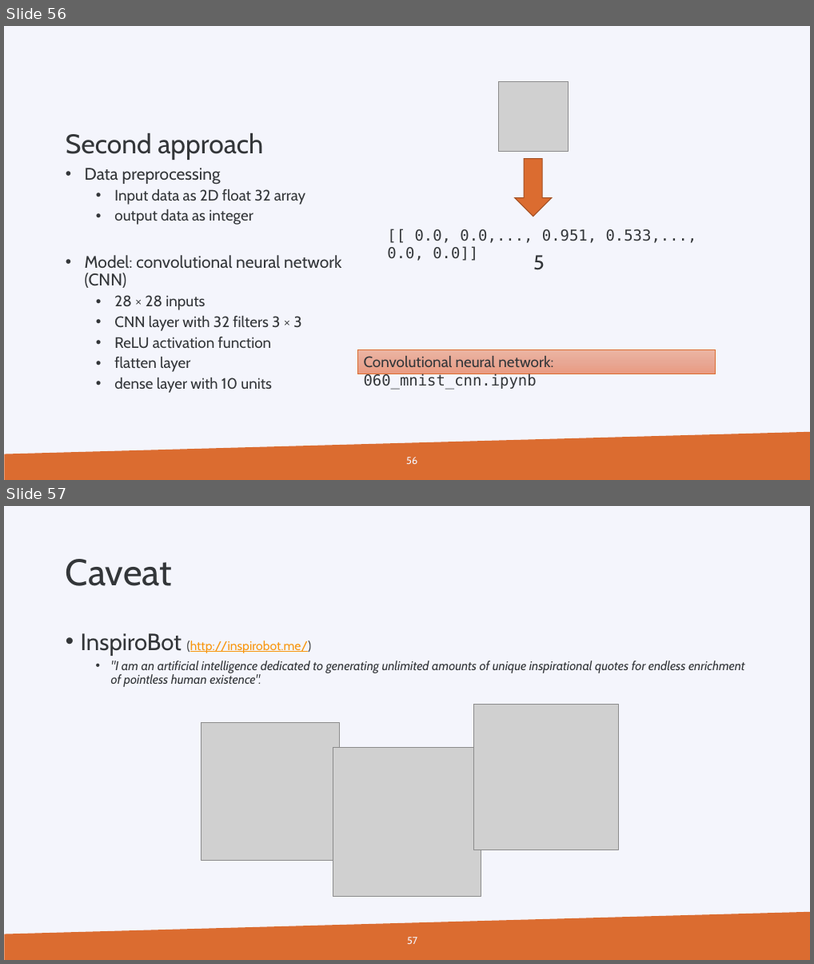
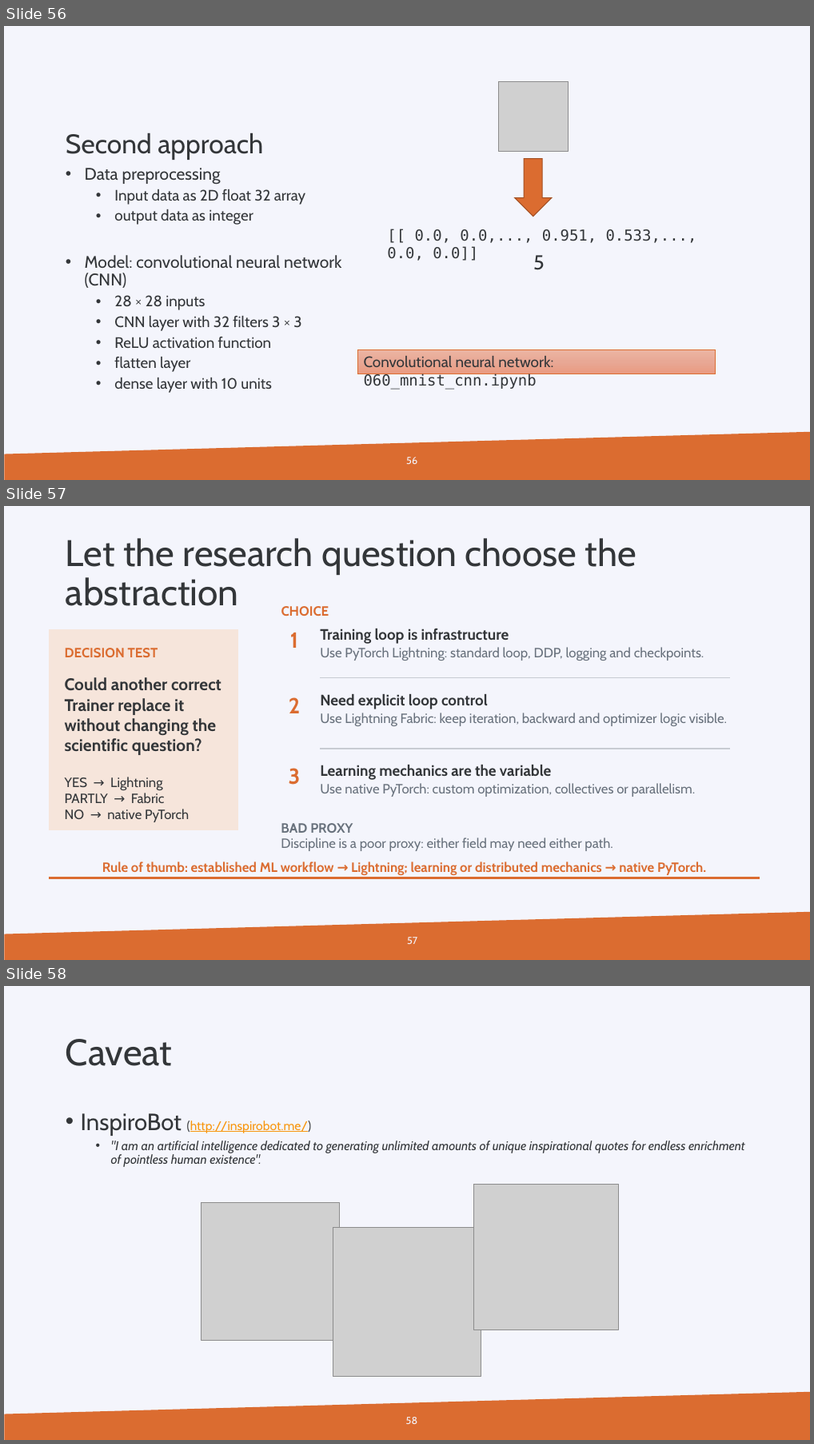
Before and after one commit to gjbex/Machine-learning-with-Python, a slide deck: machine_learning_with_python.pptx. Shown one above the other, each under a label of ours: slides 56 and 57 before the commit, slides 56, 57 and 58 after it. The pictures are 814x964 and 814x1444 pixels, drawn with LibreOffice and Linux fonts; fonts in the diff are those of the drawing; grey boxes stand for pictures; background and template pictures are left out. Boxes give left, top, right and bottom in pixels: in the first picture for what was removed or moved away, otherwise in the second. Text is boxed around its words. In the diff, an @@ line names an element or a change of style, - is before the commit and + after.

Commit message:
Move PyTorch framework choice slide to main slide deck

```diff
--- a/machine_learning_with_python.pptx
+++ b/machine_learning_with_python.pptx
@@ slide 57 added at (x1=4, y1=506, x2=810, y2=960), background #F4F5FC; not listed: 1 template element that a slide beside it also shows @@
@@ title added at (x1=66, y1=538, x2=637, y2=606), 44 pt, text #333639 @@
+Let the research question choose the abstraction
@@ text added at (x1=282, y1=606, x2=330, y2=616), 16 pt, text #DB6C30, bold @@
+CHOICE
@@ rectangle added at (x1=50, y1=630, x2=238, y2=830), fill #F6E5DB, outline #F6E5DB 0 pt @@
@@ text added at (x1=65, y1=648, x2=158, y2=657), 16 pt, text #DB6C30, bold @@
+DECISION TEST
@@ text added at (x1=290, y1=632, x2=298, y2=648), 26 pt, text #DB6C30, bold @@
+1
@@ text added at (x1=320, y1=628, x2=510, y2=644), 18 pt, text #333639, bold @@
+Training loop is infrastructure
@@ text added at (x1=320, y1=647, x2=705, y2=660), 16 pt, text #68717C @@
+Use PyTorch Lightning: standard loop, DDP, logging and checkpoints.
@@ text added at (x1=65, y1=677, x2=222, y2=755), 20 pt, text #333639, bold @@
+Could another correct Trainer replace it without changing the scientific question?
@@ text added at (x1=289, y1=697, x2=300, y2=713), 26 pt, text #DB6C30, bold @@
+2
@@ rectangle added at (x1=320, y1=677, x2=730, y2=678), fill #C7CBD2, outline #C7CBD2 0 pt @@
@@ text added at (x1=320, y1=694, x2=488, y2=709), 18 pt, text #333639, bold @@
+Need explicit loop control
@@ text added at (x1=320, y1=712, x2=727, y2=726), 16 pt, text #68717C @@
+Use Lightning Fabric: keep iteration, backward and optimizer logic visible.
@@ text added at (x1=289, y1=768, x2=301, y2=784), 26 pt, text #DB6C30, bold @@
+3
@@ rectangle added at (x1=320, y1=748, x2=730, y2=748), fill #C7CBD2, outline #C7CBD2 0 pt @@
@@ text added at (x1=320, y1=764, x2=552, y2=780), 18 pt, text #333639, bold @@
+Learning mechanics are the variable
@@ text added at (x1=65, y1=776, x2=189, y2=822), 16 pt, text #333639 @@
+YES → Lightning
+PARTLY → Fabric
+NO → native PyTorch
@@ text added at (x1=320, y1=783, x2=696, y2=796), 16 pt, text #68717C @@
+Use native PyTorch: custom optimization, collectives or parallelism.
@@ text added at (x1=281, y1=823, x2=353, y2=832), 16 pt, text #68717C, bold @@
+BAD PROXY
@@ text added at (x1=281, y1=837, x2=613, y2=851), 16 pt, text #68717C @@
+Discipline is a poor proxy: either field may need either path.
@@ text added at (x1=102, y1=861, x2=706, y2=875), 16 pt, text #DB6C30, bold @@
+Rule of thumb: established ML workflow → Lightning; learning or distributed mechanics → native PyTorch.
@@ rectangle added at (x1=50, y1=876, x2=760, y2=878), fill #DB6C30, outline #DB6C30 0 pt @@
@@ page number added at (x1=407, y1=936, x2=418, y2=944), 12 pt, text #F4F5FC @@
+57
@@ what was slide 57 is now slide 58 @@
@@ page number at (x1=406, y1=1416, x2=418, y2=1424): text changed @@
-57
+58
```
Also in this commit, not shown: 1 other file.
